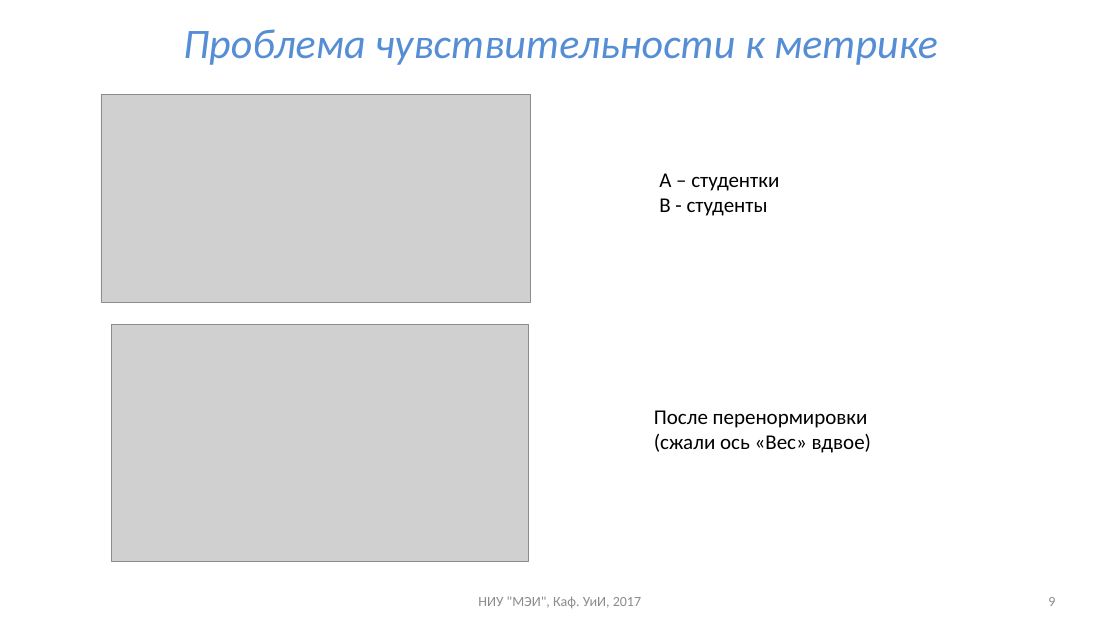
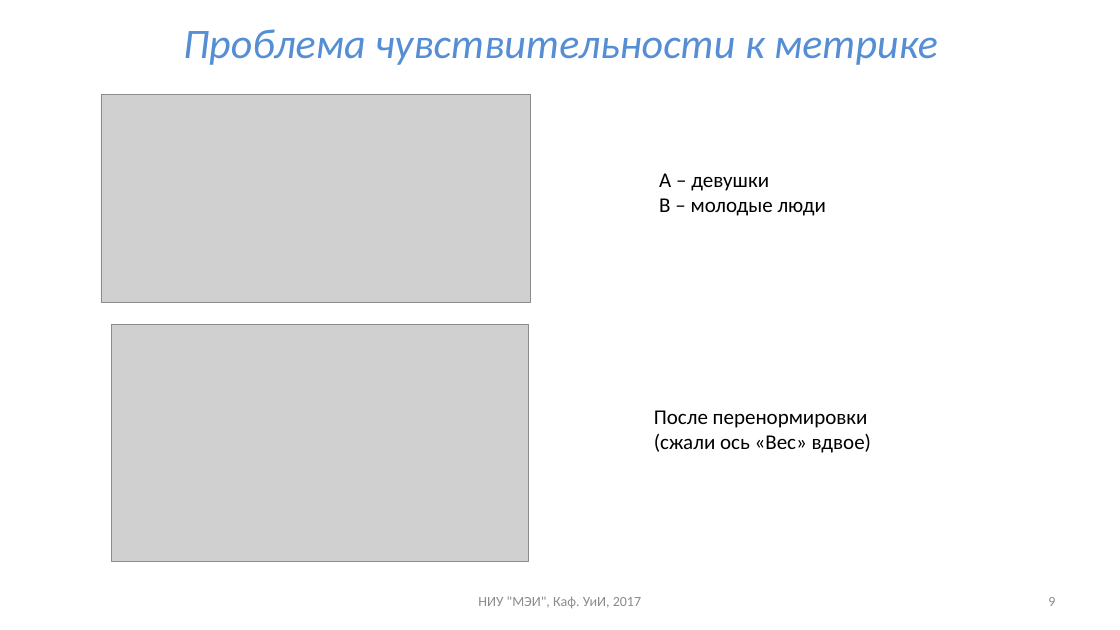
Before and after one commit to uii-mpei/uii-mpei.github.io, a slide deck: slide 9 of study/courses/iis/IIS_lec_6.pptx. Drawn at 1120x630 pixels with LibreOffice and Linux fonts; fonts in the diff are those of the drawing; grey boxes stand for pictures. Boxes give left, top, right and bottom in pixels: in the first picture for what was removed or moved away, otherwise in the second. Text is boxed around its words. In the diff, an @@ line names an element or a change of style, - is before the commit and + after.

```diff
--- a/study/courses/iis/IIS_lec_6.pptx
+++ b/study/courses/iis/IIS_lec_6.pptx
@@ text at (659,173,826,216): text changed @@
-А – студентки
-B - студенты
+А – девушки
+B – молодые люди
```
Also in this commit, not shown: 3 other files.
